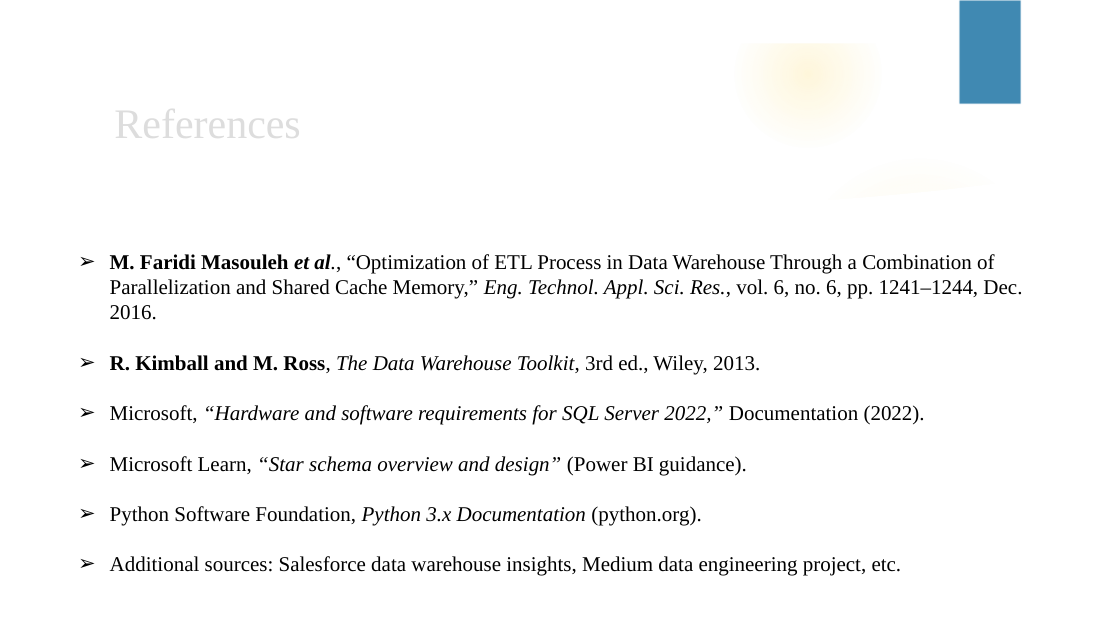
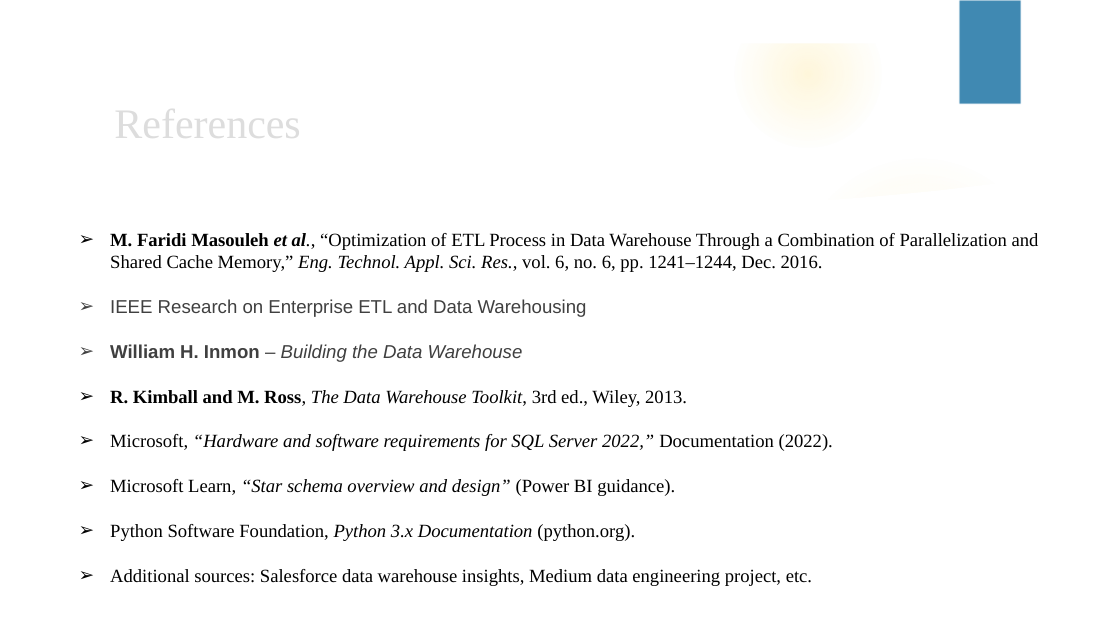
Before and after one commit to Venkateshwaran-0a7i/Data-Warehouse-Design-for-Enterprise-Business-Intelligence, a slide deck: slide 12 of Review 1/Reveiw 1.pptx. Drawn at 1120x630 pixels with LibreOffice and Linux fonts; fonts in the diff are those of the drawing; background and template pictures are left out. Boxes give left, top, right and bottom in pixels: in the first picture for what was removed or moved away, otherwise in the second. Text is boxed around its words. In the diff, an @@ line names an element or a change of style, - is before the commit and + after.

Commit message:
FEAT:Project pre-finalized status update

```diff
--- a/Review 1/Reveiw 1.pptx
+++ b/Review 1/Reveiw 1.pptx
@@ text "M. Faridi Masouleh et al., ...": place and size @@
-text "M. Faridi Masouleh et al., ..." at (110, 254, 1022, 576)
+text "M. Faridi Masouleh et al., ..." at (110, 233, 1039, 586)
@@ text at (110, 233, 1039, 586): size 18 to 16 pt in "M. Faridi Masouleh et al., “Optimization of ...", "R. Kimball and M. Ross, The Data ...", "Microsoft, “Hardware and software requirements for SQL ...", "Microsoft Learn, “Star schema overview and design” ..." and 2 more places @@
@@ text at (110, 299, 587, 362): paragraphs added @@
+➢ IEEE Research on Enterprise ETL and Data Warehousing
+➢ William H. Inmon – Building the Data Warehouse
```
Also in this commit, not shown: 1 other slide changed, 16 other files.
